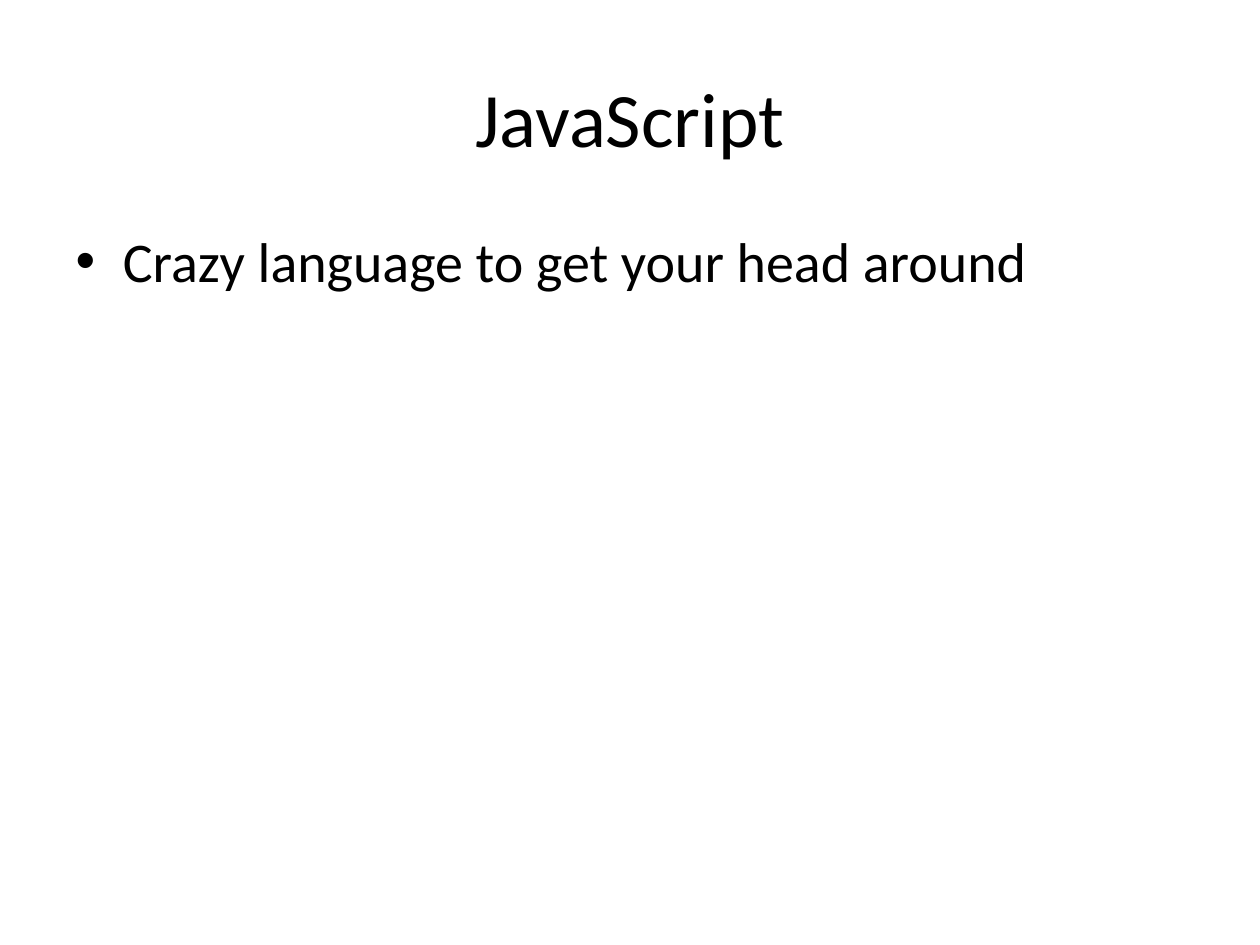
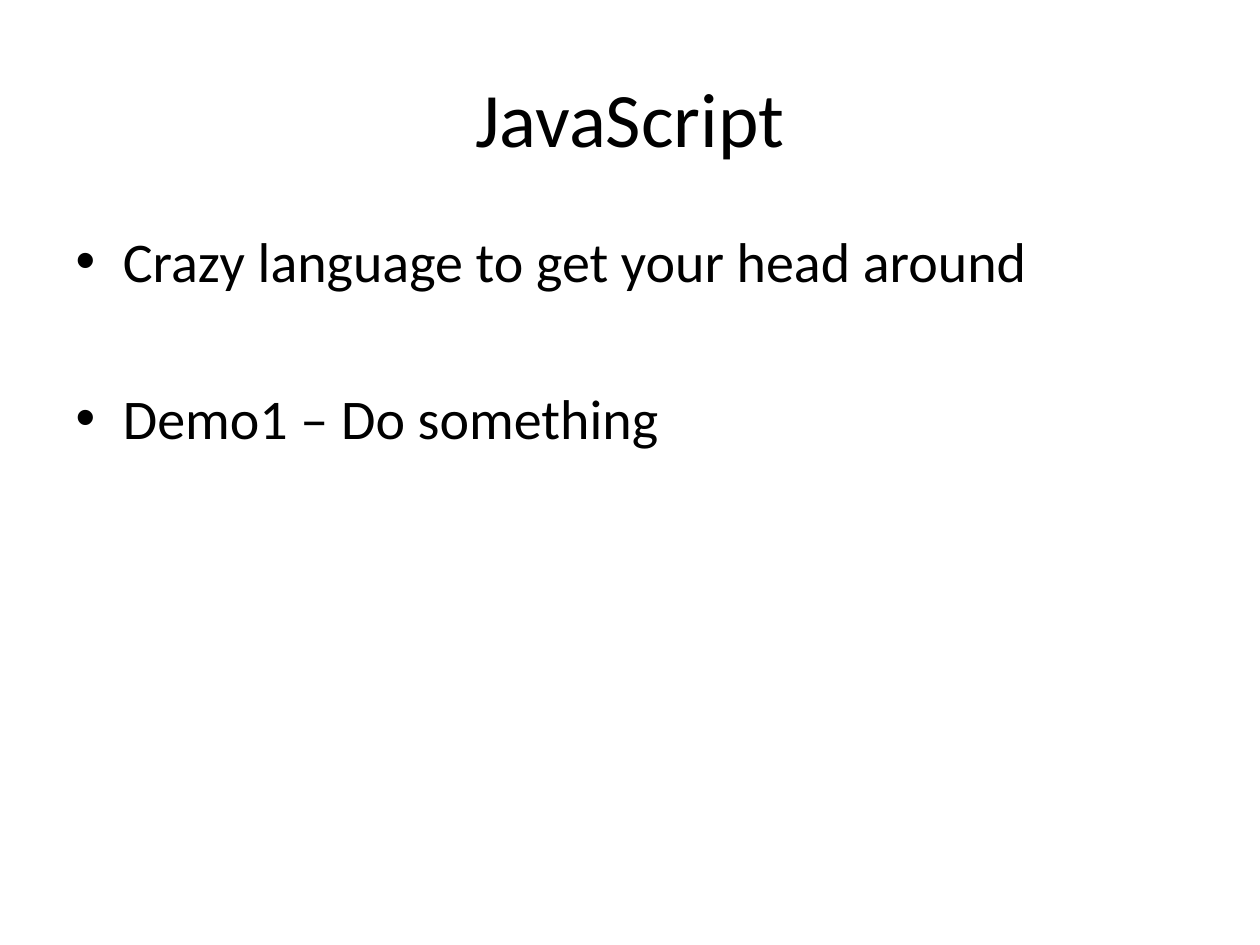
Before and after one commit to chadmichel/IndexedDB_And_Random_Presentation, a slide deck: slide 6 of IndexedDB_And_Random.pptx. Drawn at 1260x945 pixels with LibreOffice and Linux fonts; fonts in the diff are those of the drawing. Boxes give left, top, right and bottom in pixels: in the first picture for what was removed or moved away, otherwise in the second. Text is boxed around its words. In the diff, an @@ line names an element or a change of style, - is before the commit and + after.

Commit message:
demo2

```diff
--- a/IndexedDB_And_Random.pptx
+++ b/IndexedDB_And_Random.pptx
@@ text at (x1=123, y1=400, x2=658, y2=449): paragraph added @@
+• Demo1 – Do something
```
Also in this commit, not shown: 1 other slide changed, 3 slides added, 6 other files.
